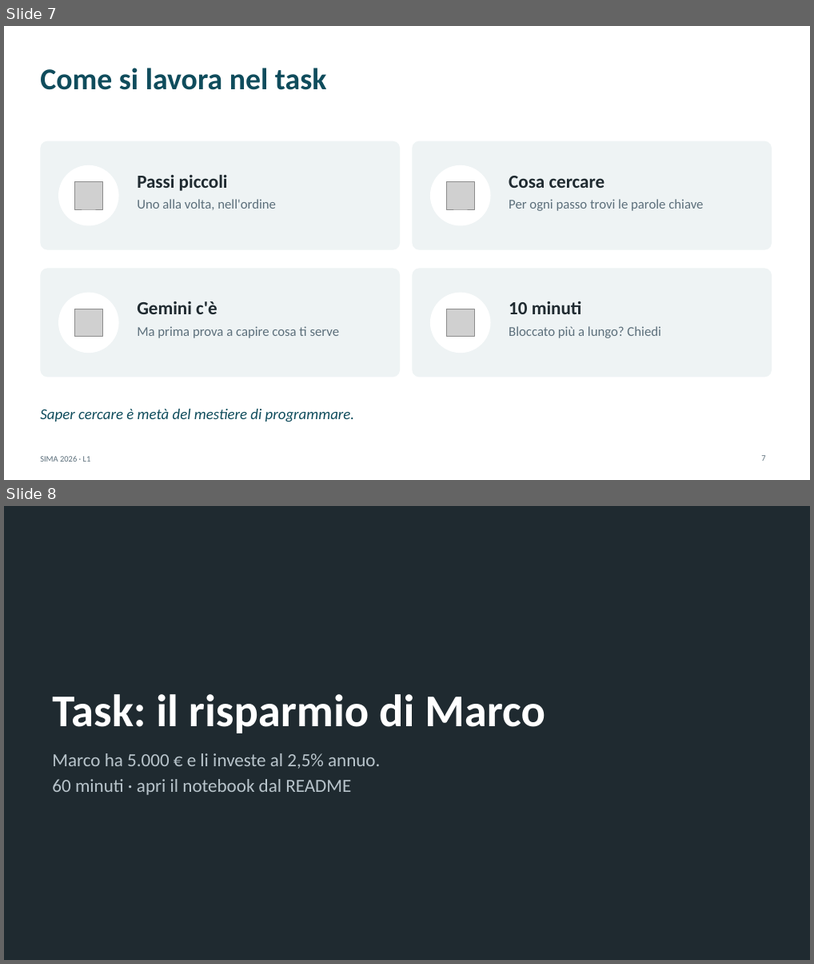
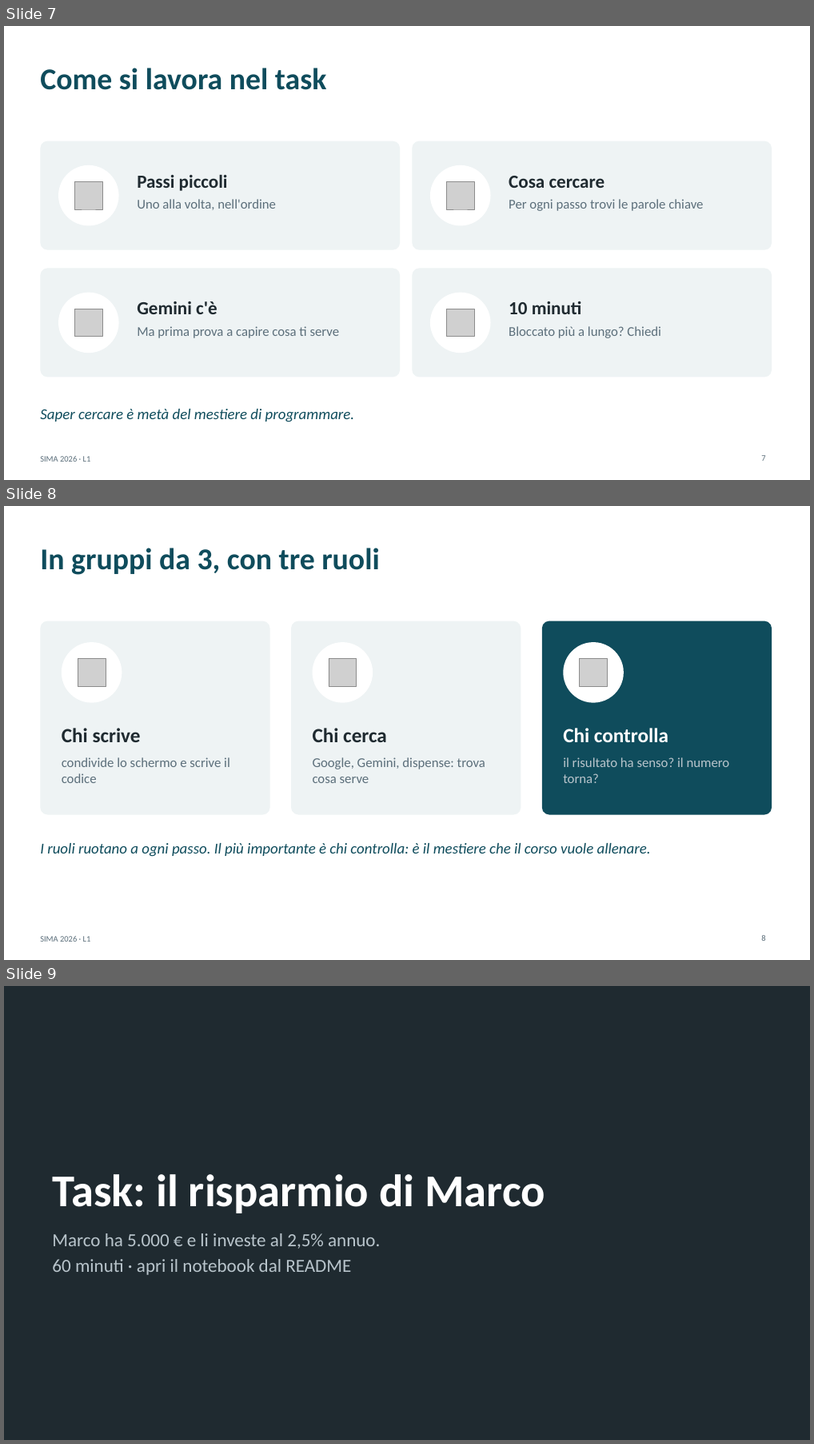
Before and after one commit to andrealorenzon/SIMA2026, a slide deck: L01_python_calcolatrice/slide_complete.pptx. Shown one above the other, each under a label of ours: slides 7 and 8 before the commit, slides 7, 8 and 9 after it. The pictures are 814x964 and 814x1444 pixels, drawn with LibreOffice and Linux fonts; fonts in the diff are those of the drawing; grey boxes stand for pictures. Boxes give left, top, right and bottom in pixels: in the first picture for what was removed or moved away, otherwise in the second. Text is boxed around its words. In the diff, an @@ line names an element or a change of style, - is before the commit and + after.

```diff
--- a/L01_python_calcolatrice/slide_complete.pptx
+++ b/L01_python_calcolatrice/slide_complete.pptx
@@ slide 8 added at [4,506,810,960], background #FFFFFF; not listed: 1 template element that a slide beside it also shows @@
@@ title added at [40,548,379,575], 36 pt, text #0F4C5C, bold @@
+In gruppi da 3, con tre ruoli
@@ rounded rectangle added at [40,621,270,815], fill #EEF3F4 @@
@@ rounded rectangle added at [291,621,522,815], fill #EEF3F4 @@
@@ rounded rectangle added at [542,621,772,815], fill #0F4C5C @@
@@ ellipse added at [62,642,122,703], fill #FFFFFF @@
@@ ellipse added at [313,642,373,703], fill #FFFFFF @@
@@ ellipse added at [563,642,624,703], fill #FFFFFF @@
@@ picture added at [78,659,106,686] @@
@@ picture added at [329,659,357,686] @@
@@ picture added at [580,659,608,686] @@
@@ text added at [62,728,141,742], 24 pt, text #1F2A30, bold @@
+Chi scrive
@@ text added at [313,728,387,742], 24 pt, text #1F2A30, bold @@
+Chi cerca
@@ text added at [563,728,669,742], 24 pt, text #FFFFFF, bold @@
+Chi controlla
@@ text added at [62,757,230,783], 16 pt, text #5C6F7B @@
+condivide lo schermo e scrive il codice
@@ text added at [313,757,486,783], 16 pt, text #5C6F7B @@
+Google, Gemini, dispense: trova cosa serve
@@ text added at [563,757,730,783], 16 pt, text #B8C4CB @@
+il risultato ha senso? il numero torna?
@@ text added at [40,843,651,856], 18 pt, text #0F4C5C, italic @@
+I ruoli ruotano a ogni passo. Il più importante è chi controlla: è il mestiere che il corso vuole allenare.
@@ page number added at [762,935,766,940], 10 pt, text #5C6F7B @@
+8
@@ what was slide 8 is now slide 9 @@
```
Also in this commit, not shown: 13 other files.
